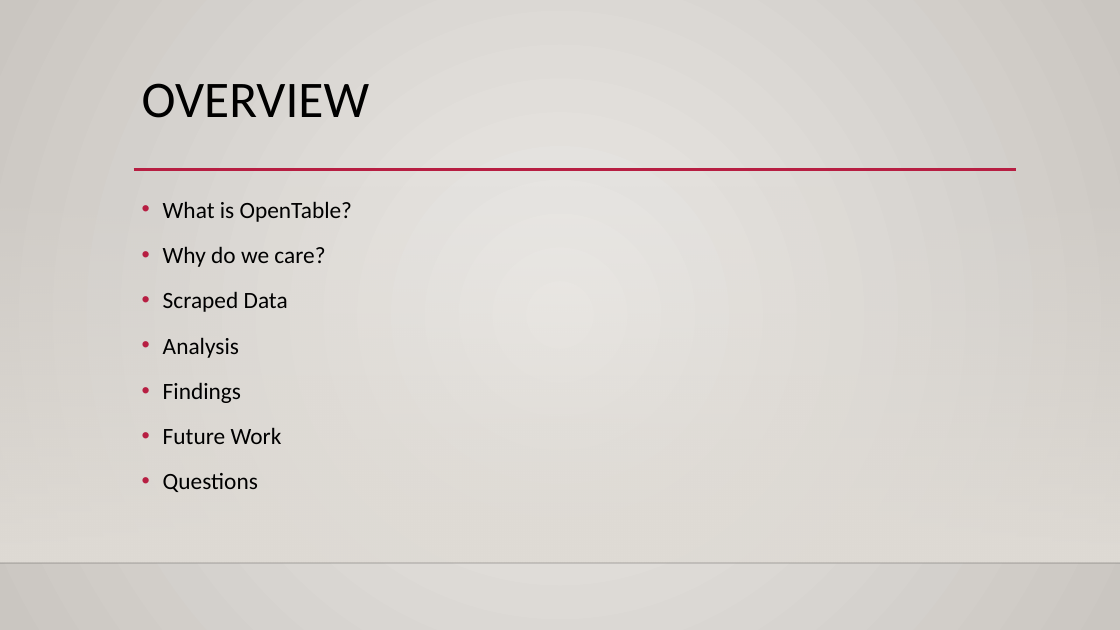
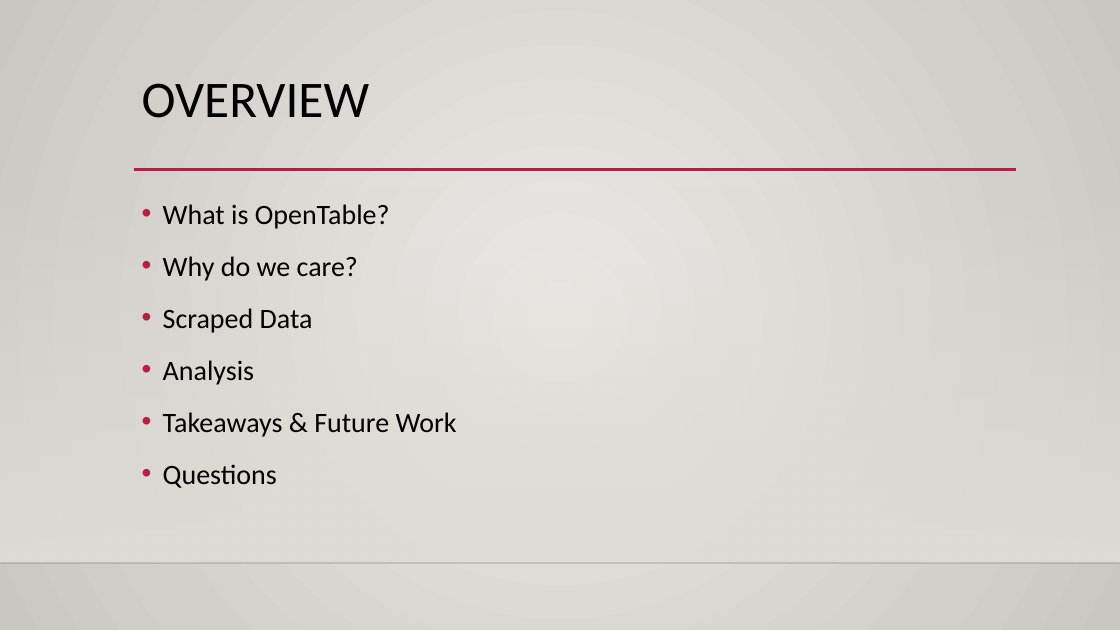
Before and after one commit to qnguyen793/Web_Scraping_Project, a slide deck: slide 2 of Open Table Presentation.pptx. Drawn at 1120x630 pixels with LibreOffice and Linux fonts; fonts in the diff are those of the drawing; background and template pictures are left out. Boxes give left, top, right and bottom in pixels: in the first picture for what was removed or moved away, otherwise in the second. Text is boxed around its words. In the diff, an @@ line names an element or a change of style, - is before the commit and + after.

```diff
--- a/Open Table Presentation.pptx
+++ b/Open Table Presentation.pptx
@@ text at <box>163,204,390,488</box>: size 20 to 24 pt in "What is OpenTable?", "Why do we care?", "Scraped Data", "Analysis" and 1 more places @@
@@ text at <box>163,412,457,437</box>: text changed; size 20 to 24 pt @@
-• Findings
-• Future Work
+• Takeaways & Future Work
```
Also in this commit, not shown: 3 other slides changed, 2 other files.
